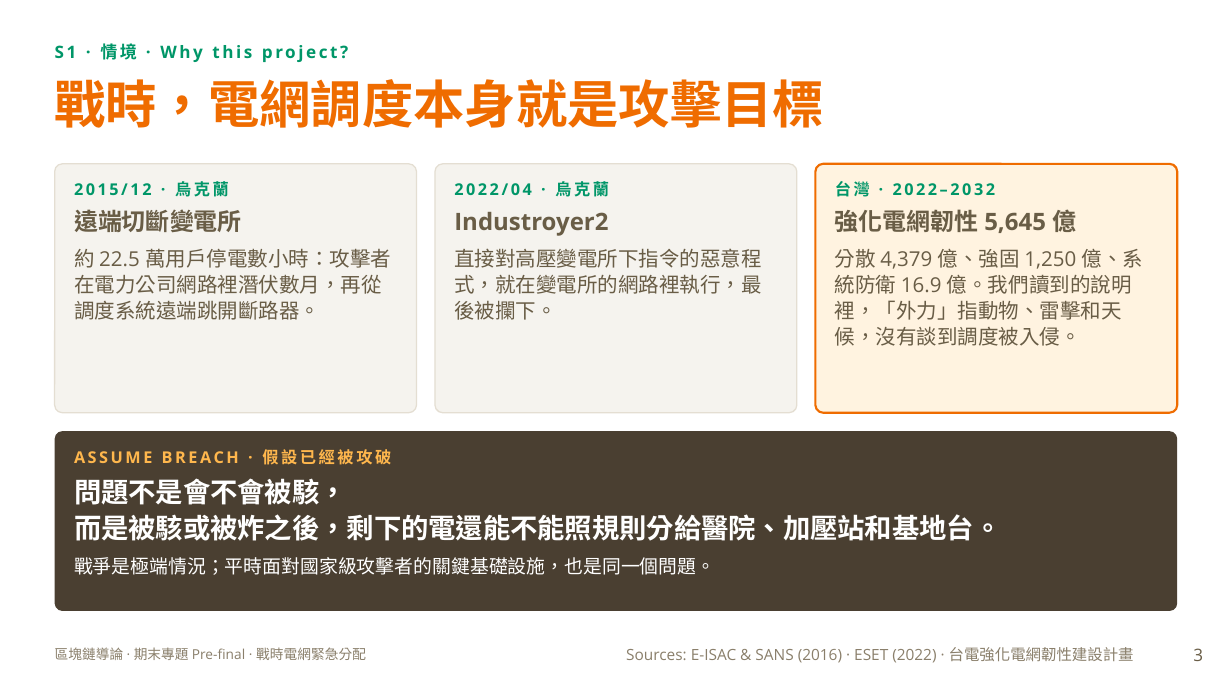
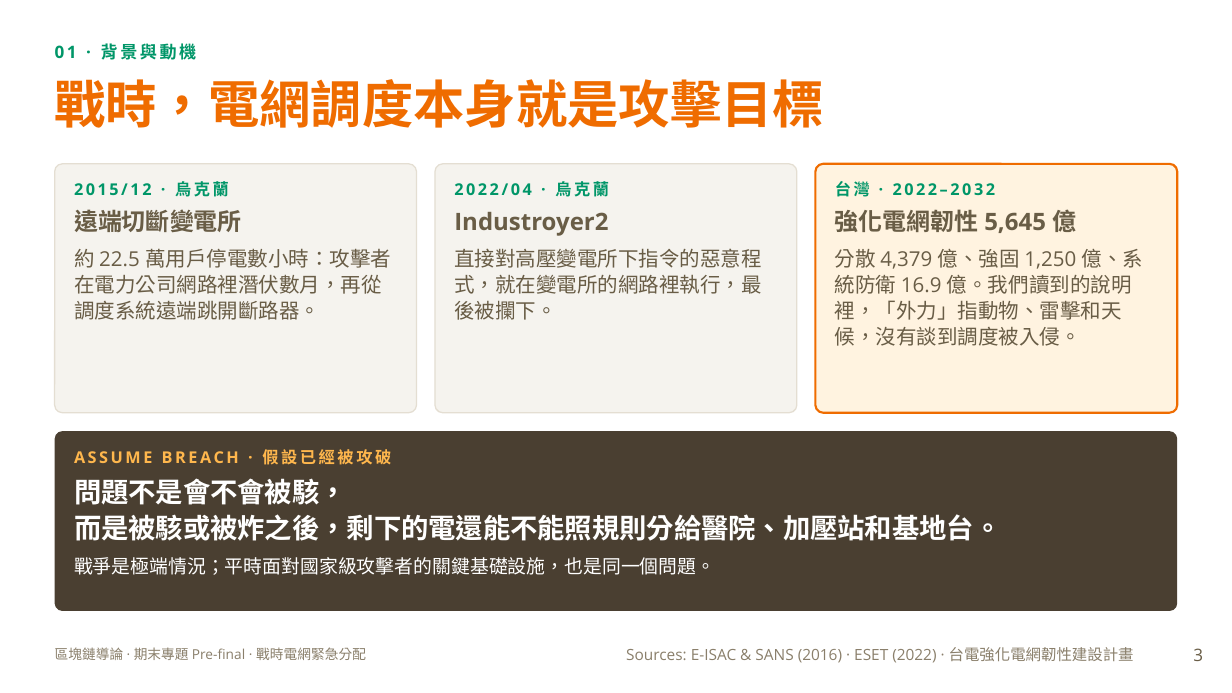
Before and after one commit to XXXaBg3619/grid-quorum, a slide deck: slide 3 of 期末前報告_戰時電網緊急分配.pptx. Drawn at 1232x693 pixels with LibreOffice and Linux fonts; fonts in the diff are those of the drawing. Boxes give left, top, right and bottom in pixels: in the first picture for what was removed or moved away, otherwise in the second. Text is boxed around its words. In the diff, an @@ line names an element or a change of style, - is before the commit and + after.

```diff
--- a/期末前報告_戰時電網緊急分配.pptx
+++ b/期末前報告_戰時電網緊急分配.pptx
@@ text at (55,43,197,60): text changed @@
-S1 · 情境 · Why this project?
+01 · 背景與動機
```
Also in this commit, not shown: 15 other slides changed, 2 slides added, 1 slide removed.
